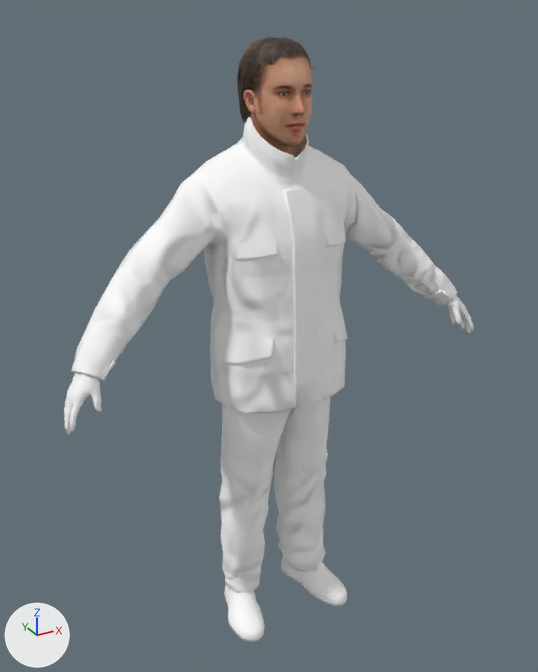
What one commit did to the glTF model assets/characters/medical_male_02.glb.
The view is the same before and after, from a camera (50 mm lens) standing at (-1.01, -1.808, 1.881) and looking at (-0.01, 0.01, 0.972). The axes (+X, +Y, +Z) are drawn at lower left. The lights are the same throughout. The first picture is the older version. Where no turn or scale is listed for an object, it has been applied to the vertices.

Before the edit, the objects in view are built like this:
```python
mat_m154_body = bpy.data.materials.new('m154_body')
mat_m154_body.use_nodes = True; mat_m154_body.node_tree.nodes.clear()
_N = mat_m154_body.node_tree.nodes; _L = mat_m154_body.node_tree.links
n0 = _N.new('ShaderNodeBsdfPrincipled'); n0.name = 'Principled BSDF'
n0.inputs[0].default_value = (1.0, 1.0, 1.0, 1.0)  # 'Base Color', white #ffffff
n0.inputs[2].default_value = 0.82  # 'Roughness'
n1 = _N.new('ShaderNodeOutputMaterial'); n1.name = 'Material Output'
n2 = _N.new('ShaderNodeNormalMap'); n2.name = 'Normal Map'
n2.uv_map = 'UVMap'
n3 = _N.new('ShaderNodeTexImage'); n3.name = 'Image Texture'
n3.image = img_m154_body_normal
_L.new(n0.outputs[0], n1.inputs[0])  # 'BSDF' to 'Surface'
_L.new(n2.outputs[0], n0.inputs[5])  # 'Normal' to 'Normal'
_L.new(n3.outputs[0], n2.inputs[1])  # 'Color' to 'Color'
me_medical_male_02 = bpy.data.meshes.new('Medical_Male_02')
me_medical_male_02.from_pydata(...)  # 3726 vertices, 7190 faces; spans x -0.67..0.67, y -0.2..0.15, z -0.9..0.94
# faces by material slot: [3814, 3052, 324]
me_medical_male_02.materials.append(mat_m154_body)
me_medical_male_02.materials.append(mat_m154_head)
me_medical_male_02.materials.append(mat_m154_opacity)
ob_medical_male_02_mesh = bpy.data.objects.new('Medical_Male_02_mesh', me_medical_male_02)
ob_medical_male_02_mesh.location = (0.0, 0.0, 0.895)
```
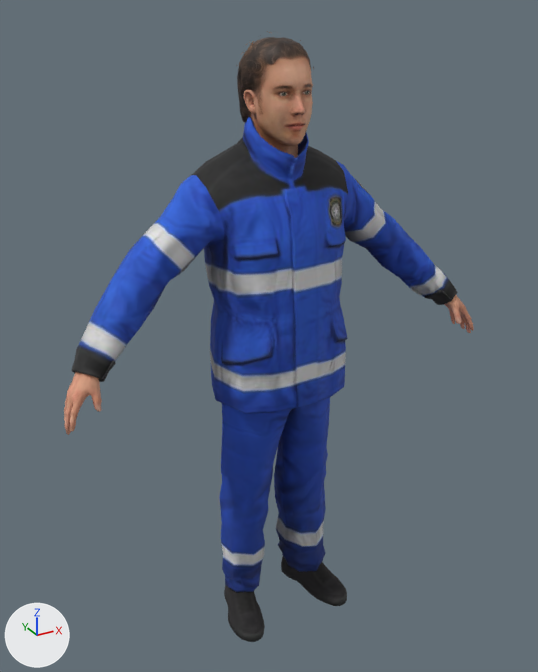
Patch to the scene script:
```diff
--- a/assets/characters/medical_male_02.glb.py
+++ b/assets/characters/medical_male_02.glb.py
@@ img_m154_body_color_blue @@
+img_m154_body_color_blue = load_image('m154_body_color_blue', '_unpacked/m154_body_color_blue', 512, 512, 'sRGB')
@@ mat_m154_body @@
 n0 = _N.new('ShaderNodeBsdfPrincipled'); n0.name = 'Principled BSDF'
-n0.inputs[0].default_value = (1.0, 1.0, 1.0, 1.0)  # 'Base Color', white #ffffff
 n0.inputs[2].default_value = 0.82  # 'Roughness'
 n1 = _N.new('ShaderNodeOutputMaterial'); n1.name = 'Material Output'
+n3 = _N.new('ShaderNodeTexImage'); n3.name = 'Image Texture'
+n3.image = img_m154_body_color_blue
 n2 = _N.new('ShaderNodeNormalMap'); n2.name = 'Normal Map'
 n2.uv_map = 'UVMap'
-n3 = _N.new('ShaderNodeTexImage'); n3.name = 'Image Texture'
-n3.image = img_m154_body_normal
+n4 = _N.new('ShaderNodeTexImage'); n4.name = 'Image Texture.001'
+n4.image = img_m154_body_normal
 _L.new(n0.outputs[0], n1.inputs[0])  # 'BSDF' to 'Surface'
 _L.new(n2.outputs[0], n0.inputs[5])  # 'Normal' to 'Normal'
-_L.new(n3.outputs[0], n2.inputs[1])  # 'Color' to 'Color'
+_L.new(n3.outputs[0], n0.inputs[0])  # 'Color' to 'Base Color'
+_L.new(n4.outputs[0], n2.inputs[1])  # 'Color' to 'Color'
```

Boxes (x1, y1, x2, y2) around the edits, measured in the pictures (538 x 672 px):
'Medical_Male_02_mesh', surface changed (grey to blue): (64, 90, 474, 642) in both
